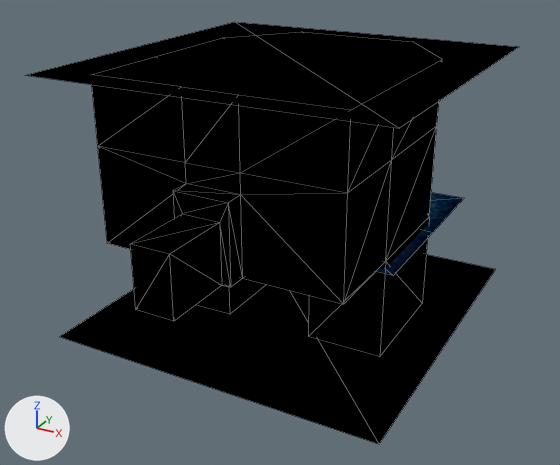
Before and after pictures for a commit that changed the Blender file scene/TriforceRoom/TriforceRoom.blend.
Camera for both pictures: a camera (50 mm lens) standing at (65.3, -131.7, 53.0) and looking at (-0.3, -12.4, -6.7). The lights are fixed; the arrows at lower left show +X, +Y and +Z. Mesh edges are drawn as thin lines.

The older version as bpy lines, for what is in view:
```python
me_triforceroommesh = bpy.data.meshes.new('TriforceRoomMesh')
me_triforceroommesh.from_pydata(...)  # 101 vertices, 156 faces; spans x -32.5..32.5, y -51.9..27.8, z -24.2..25.5
# faces by material slot: [22, 8, 126]
me_triforceroommesh.materials.append(mat_tilematl)
me_triforceroommesh.materials.append(mat_watermatl)
me_triforceroommesh.materials.append(mat_stonematl)
ob_triforceroommeshobj = bpy.data.objects.new('TriforceRoomMeshObj', me_triforceroommesh)
ob_triforceroommeshobj.parent = ob_room00
ob_triforceroommeshobj.location = (0.0, 0.0, 0.0)
```
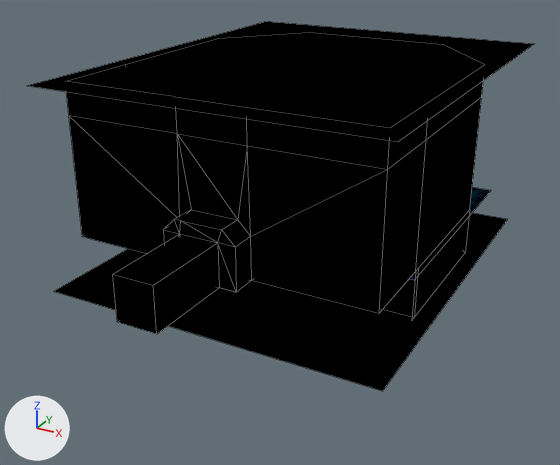
Where the change shows, as pixel boxes (x1, y1, x2, y2) in the pictures (560 x 465 px):
'TriforceRoomMeshObj', reshaped (12% shorter)
    before: (27, 22, 518, 444)
    after: (27, 21, 534, 391)
part 1 of me_triforceroommesh, rebuilt (14% taller)
    before: (27, 22, 518, 128)
    after: (27, 21, 534, 142)
part 2 of me_triforceroommesh, added (black)
    after: (66, 81, 483, 334)
part 3 of me_triforceroommesh, deleted (black)
    before: (60, 255, 496, 444)
part 4 of me_triforceroommesh, cut back
    before: (92, 85, 464, 357)
    after: (54, 187, 508, 391)

The change in detail:
me_triforceroommesh is used by ob_triforceroommeshobj; parent ob_room00; location (0.0, 0.0, 0.0).
me_triforceroommesh had 101 vertices, 156 faces and spanned x -32.5..32.5, y -51.9..27.8, z -24.2..25.5.
me_triforceroommesh now has 120 vertices, 101 faces and spans x -32.5..32.5, y -56.1..39.0, z -14.5..23.7.
me_triforceroommesh part 1: the loose piece of 4 vertices spanning x -32.5..32.5, y -40.6..24.3, z 25.5 is rebuilt with 4 vertices and now spans x -32.5..32.5, y -40.6..39.0, z 23.7.
me_triforceroommesh part 2: a new loose piece of 55 vertices spanning x -29.2..29.2, y -56.1..29.3, z -14.5..23.7, in mat_stonematl.
me_triforceroommesh part 3: the loose piece of 4 vertices spanning x -32.5..32.5, y -40.6..27.8, z -24.2 is deleted.
Part 4, on me_triforceroommesh:
56 vertices are removed from x -25.4..25.4, y -51.9..21.9, z -24.2..25.5.
130 faces are deleted.
5 vertices in x -8.8..8.8, y -17.9..4.0, z -24.2 move by (0.0, 0.0, 9.7).
2 vertices move from x 8.8..23.4, y -17.9, z -24.2 to x 6.9..29.2, y -35.1..-17.9, z -14.5..-5.0.
24 vertices are added at x -32.5..32.5, y -56.1..34.3, z -14.5..-5.0.
16 new faces join them, mat_stonematl.
10 new faces join them, mat_tilematl.
4 new faces join them, mat_watermatl.
